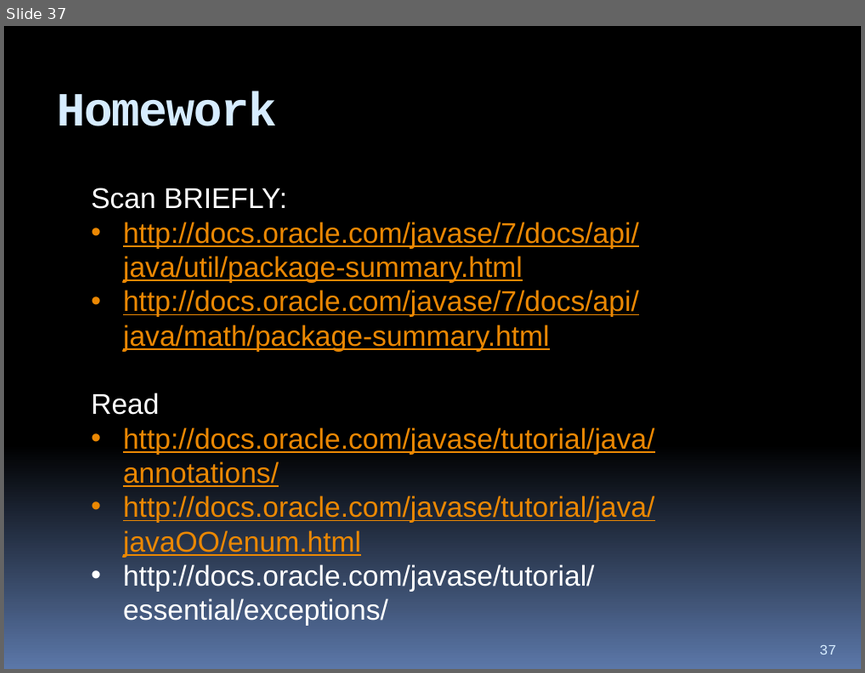
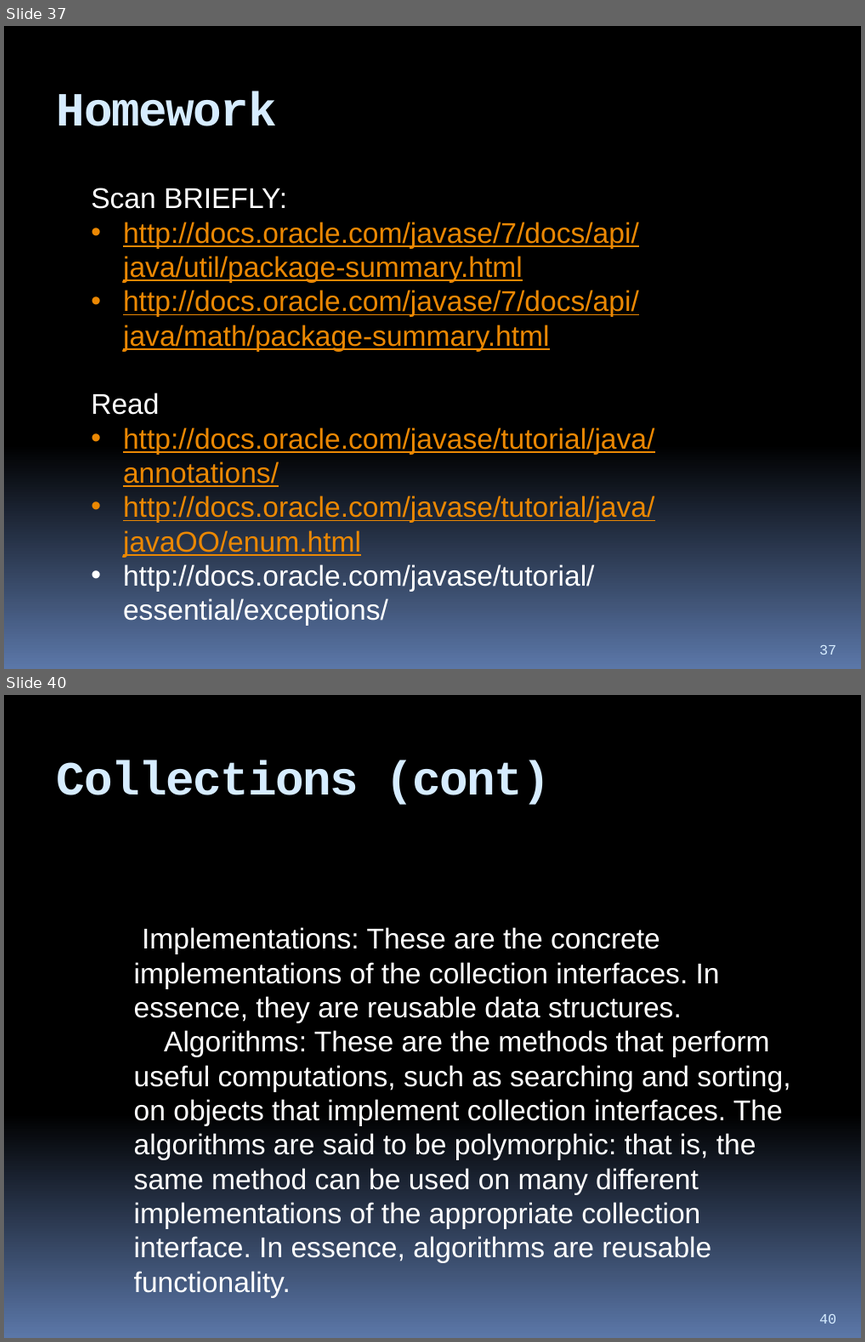
Before and after one commit to hchan/comp2613, a slide deck: coursePresentation.pptx. Shown one above the other, each under a label of ours: slide 37 before the commit, slides 37 and 40 after it; the slides between them are not shown. The pictures are 865x673 and 865x1342 pixels, drawn with LibreOffice and Linux fonts; fonts in the diff are those of the drawing. Boxes give left, top, right and bottom in pixels: in the first picture for what was removed or moved away, otherwise in the second. Text is boxed around its words. In the diff, an @@ line names an element or a change of style, - is before the commit and + after.

```diff
--- a/coursePresentation.pptx
+++ b/coursePresentation.pptx
@@ slide 40 added at (4, 695, 861, 1338), background gradient #000000 to #5B77A8 @@
@@ title added at (57, 760, 551, 805), 40 pt, text #D6ECFF, bold @@
+Collections (cont)
@@ text added at (134, 927, 790, 1298), 24 pt, text #FFFFFF @@
+Implementations: These are the concrete implementations of the collection interfaces. In essence, they are reusable data structures.
+Algorithms: These are the methods that perform useful computations, such as searching and sorting, on objects that implement collection interfaces. The algorithms are said to be polymorphic: that is, the same method can be used on many different implementations of the appropriate collection interface. In essence, algorithms are reusable functionality.
@@ page number added at (819, 1314, 836, 1323), 12 pt, text #D6ECFF @@
+40
```
Also in this commit, not shown: 8 other slides added, 5 other files.
